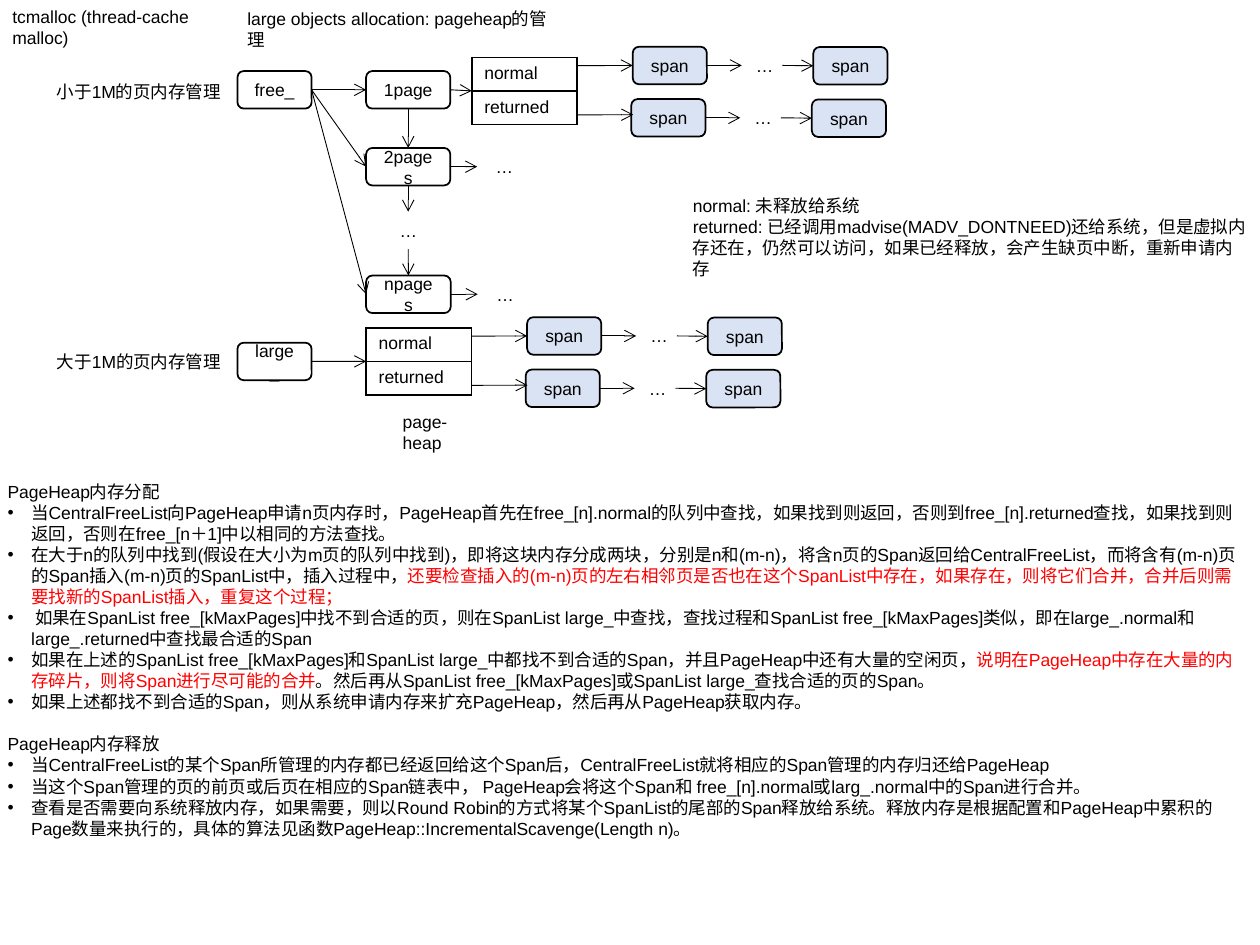
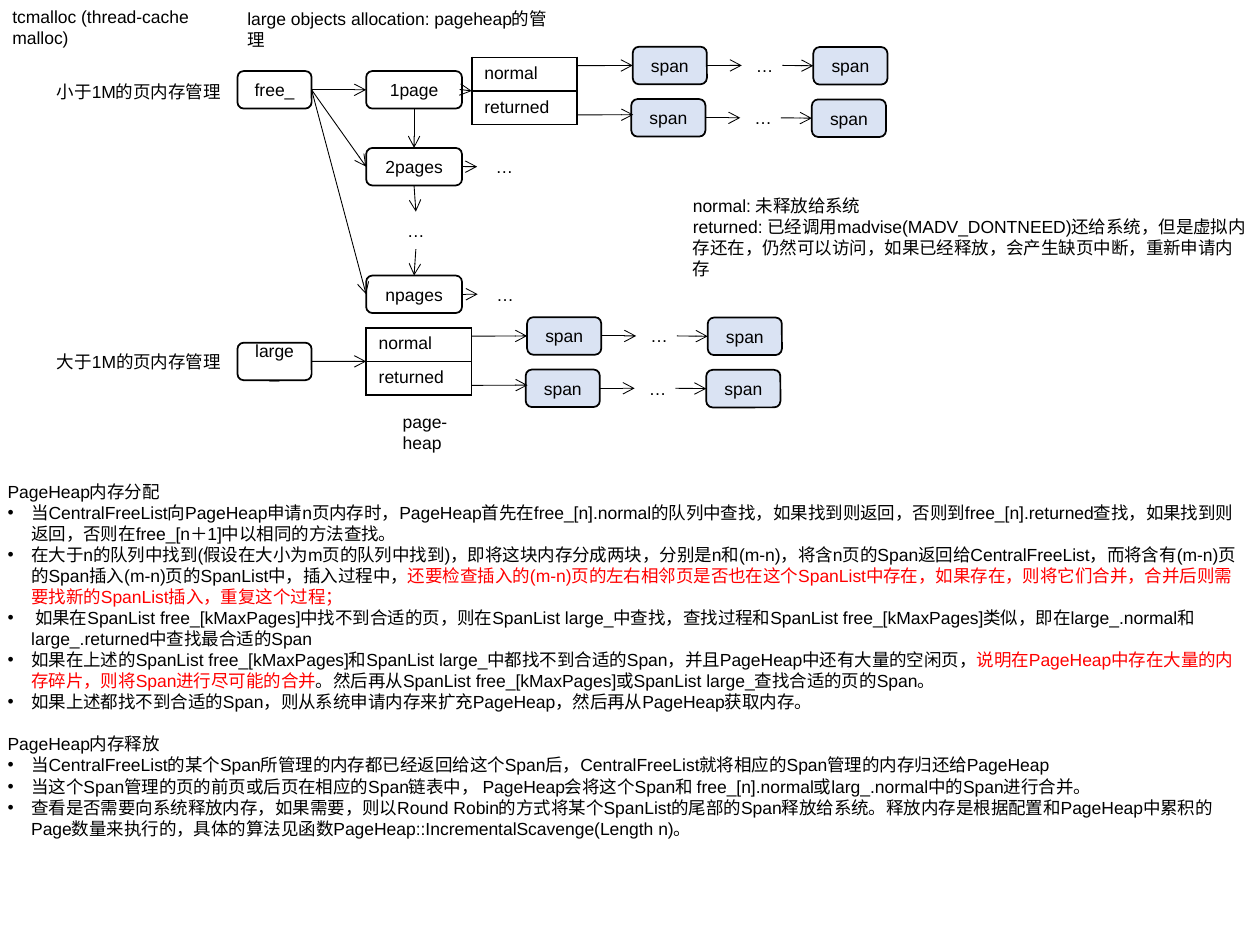
Before and after one commit to movetobe/xxx, a slide deck: slide 34 of xxx.pptx. Drawn at 1260x945 pixels with LibreOffice and Linux fonts; fonts in the diff are those of the drawing. Boxes give left, top, right and bottom in pixels: in the first picture for what was removed or moved away, otherwise in the second. Text is boxed around its words. In the diff, an @@ line names an element or a change of style, - is before the commit and + after.

```diff
--- a/xxx.pptx
+++ b/xxx.pptx
@@ rounded rectangle "1page": place and size @@
-rounded rectangle "1page" at (367, 71, 451, 108)
+rounded rectangle "1page" at (367, 71, 462, 108)
@@ arrow moved from (450, 89) - (471, 91) to (462, 89) - (471, 91) @@
@@ rounded rectangle "2pages": place and size @@
-rounded rectangle "2pages" at (367, 147, 451, 185)
+rounded rectangle "2pages" at (367, 147, 462, 185)
@@ arrow moved from (450, 166) - (478, 166) to (462, 166) - (478, 166) @@
@@ text "…" rewrapped from (381, 212, 435, 249) to (381, 212, 450, 249) @@
@@ 3 arrows: place and size @@
-3 arrows at (408, 108, 408, 276)
+3 arrows at (415, 108, 416, 276)
@@ rounded rectangle "npages": place and size @@
-rounded rectangle "npages" at (367, 276, 451, 314)
+rounded rectangle "npages" at (367, 276, 462, 314)
@@ arrow moved from (451, 295) - (478, 295) to (462, 295) - (478, 295) @@
```
Also in this commit, not shown: 6 other slides changed, 10 other files.
